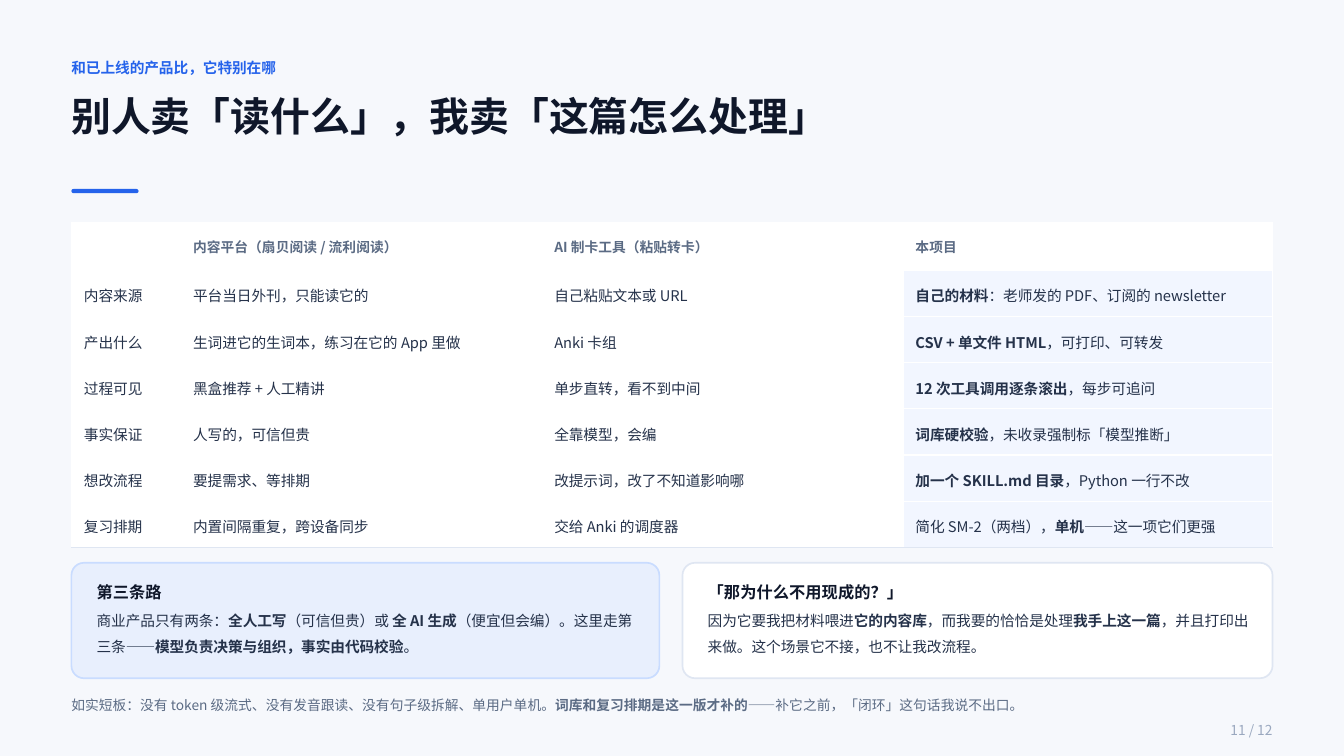
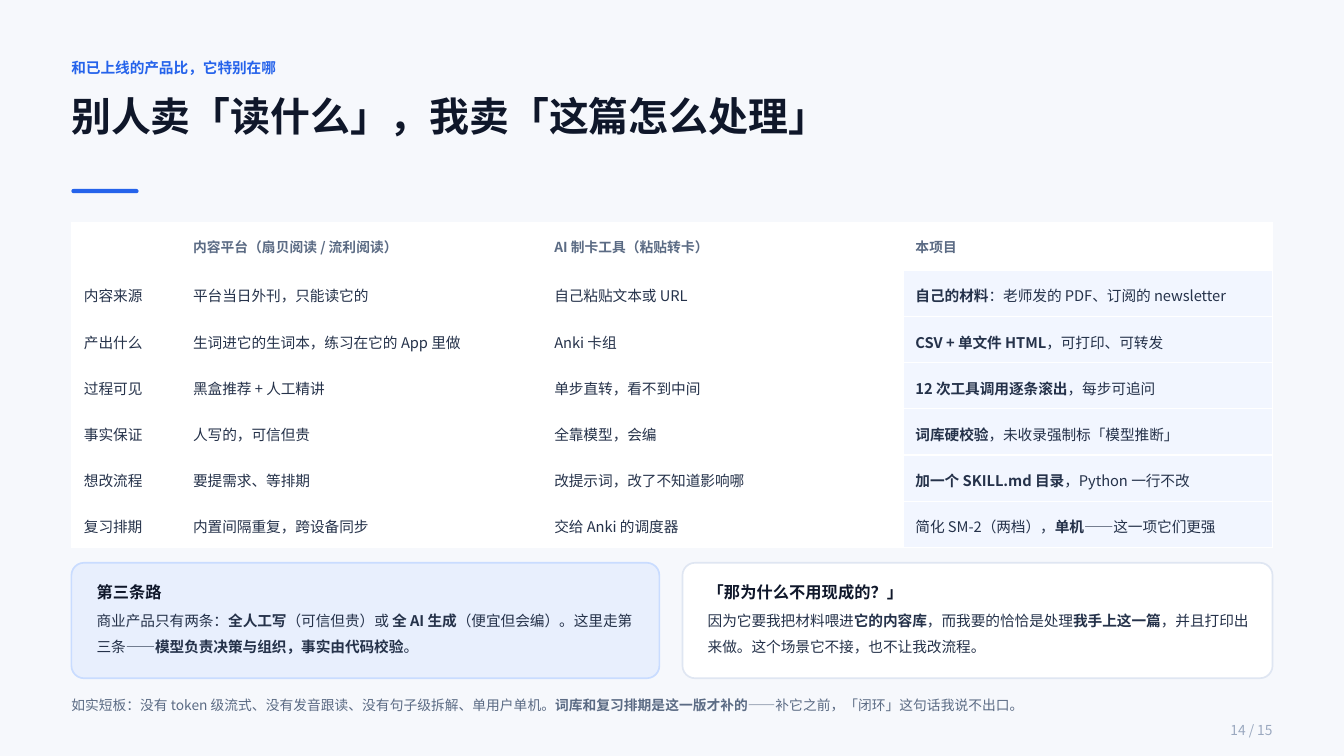
Before and after one commit to xy547/Personalweb, a slide deck: slide 14 of readcoach/答辩幻灯片.pptx (slide 11 before the commit). Drawn at 1344x756 pixels with LibreOffice and Linux fonts; fonts in the diff are those of the drawing. Boxes give left, top, right and bottom in pixels: in the first picture for what was removed or moved away, otherwise in the second. Text is boxed around its words. In the diff, an @@ line names an element or a change of style, - is before the commit and + after.

```diff
--- a/readcoach/答辩幻灯片.pptx
+++ b/readcoach/答辩幻灯片.pptx
@@ table at <box>72,223,1272,554</box> @@
@@ borders changed @@
@@ text at <box>1230,725,1272,735</box>: text changed @@
-11 / 12
+14 / 15
```
Also in this commit, not shown: 11 other slides changed, 3 slides added, 4 other files.
